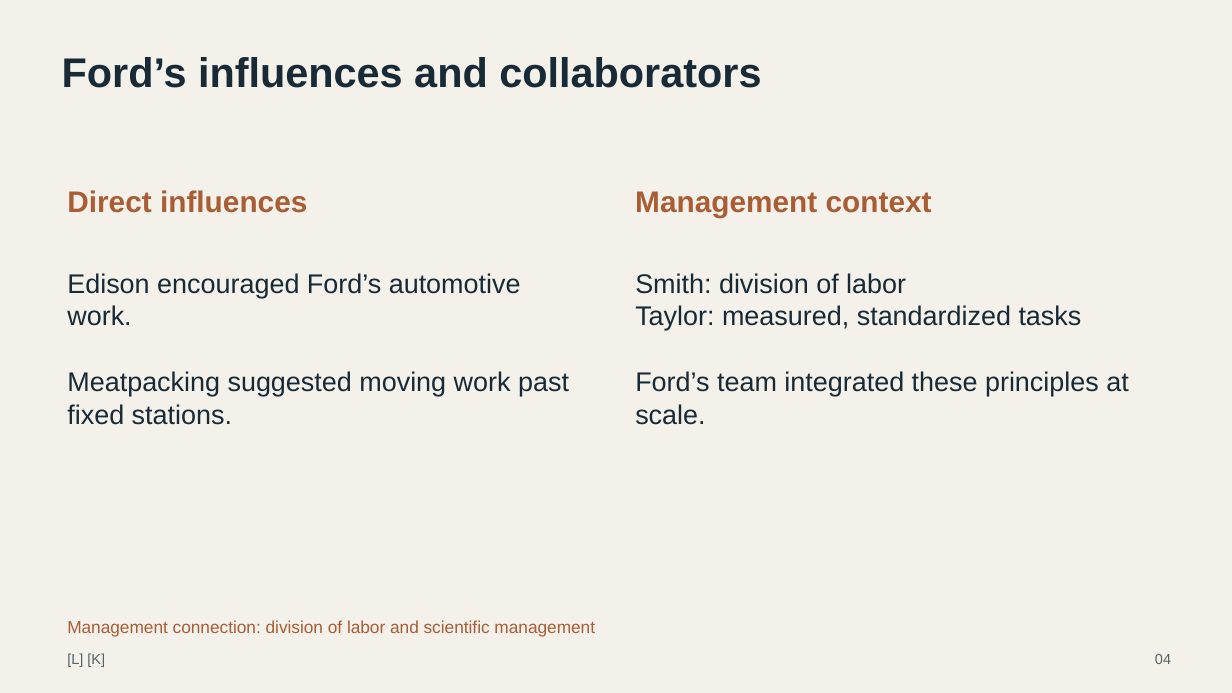
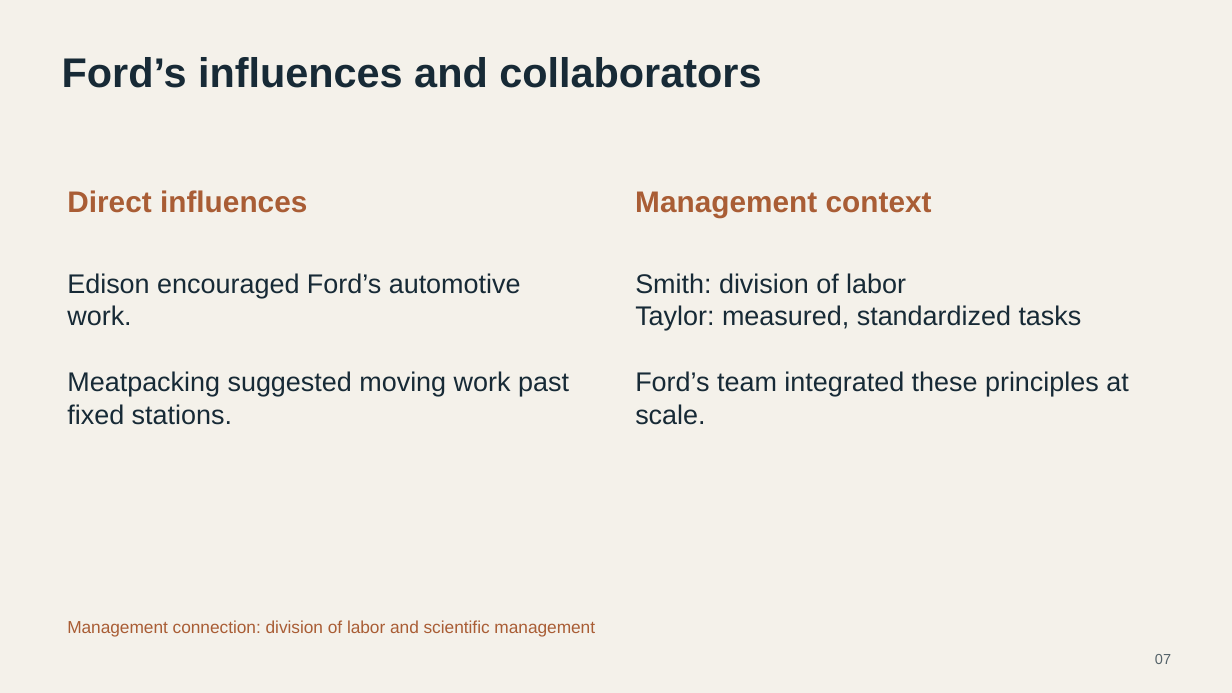
Before and after one commit to chocojawns/MGT, a slide deck: slide 7 of temp 3.pptx (slide 4 before the commit). Drawn at 1232x693 pixels with LibreOffice and Linux fonts; fonts in the diff are those of the drawing. Boxes give left, top, right and bottom in pixels: in the first picture for what was removed or moved away, otherwise in the second. Text is boxed around its words. In the diff, an @@ line names an element or a change of style, - is before the commit and + after.

```diff
--- a/temp 3.pptx
+++ b/temp 3.pptx
@@ text removed at (67, 653, 105, 667) @@
-[L] [K]
@@ text at (1155, 654, 1171, 664): text changed @@
-04
+07
```
Also in this commit, not shown: 24 other slides changed, 3 slides added, 2 slides removed.
